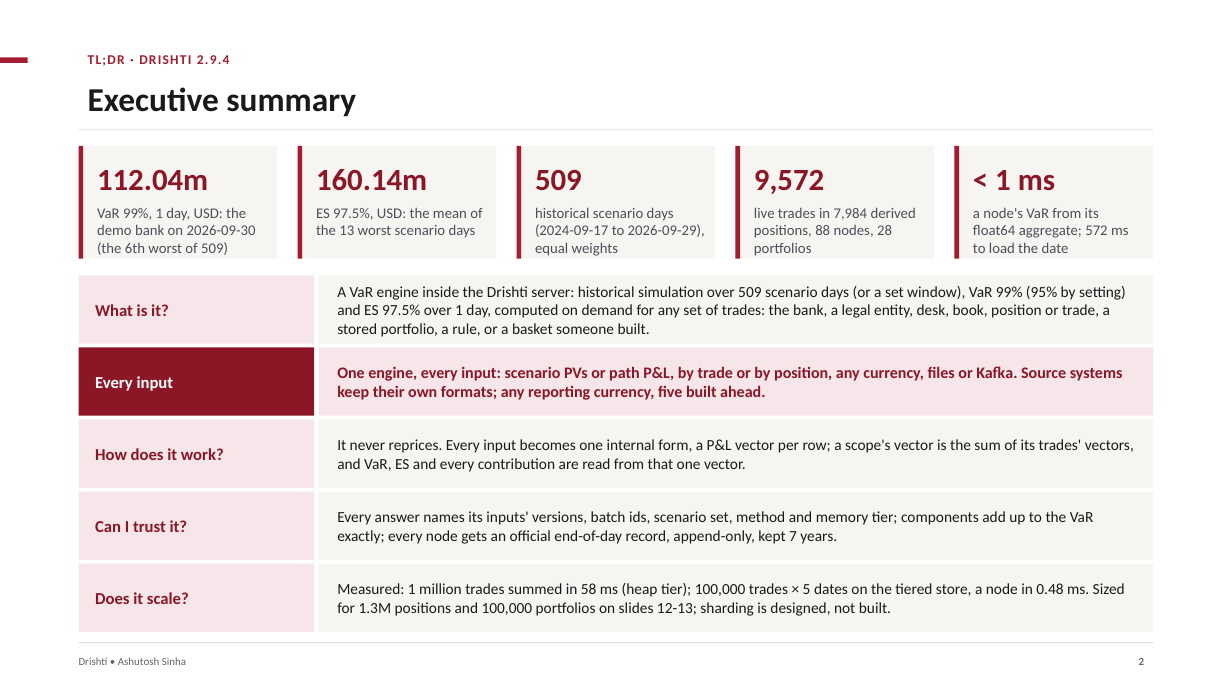
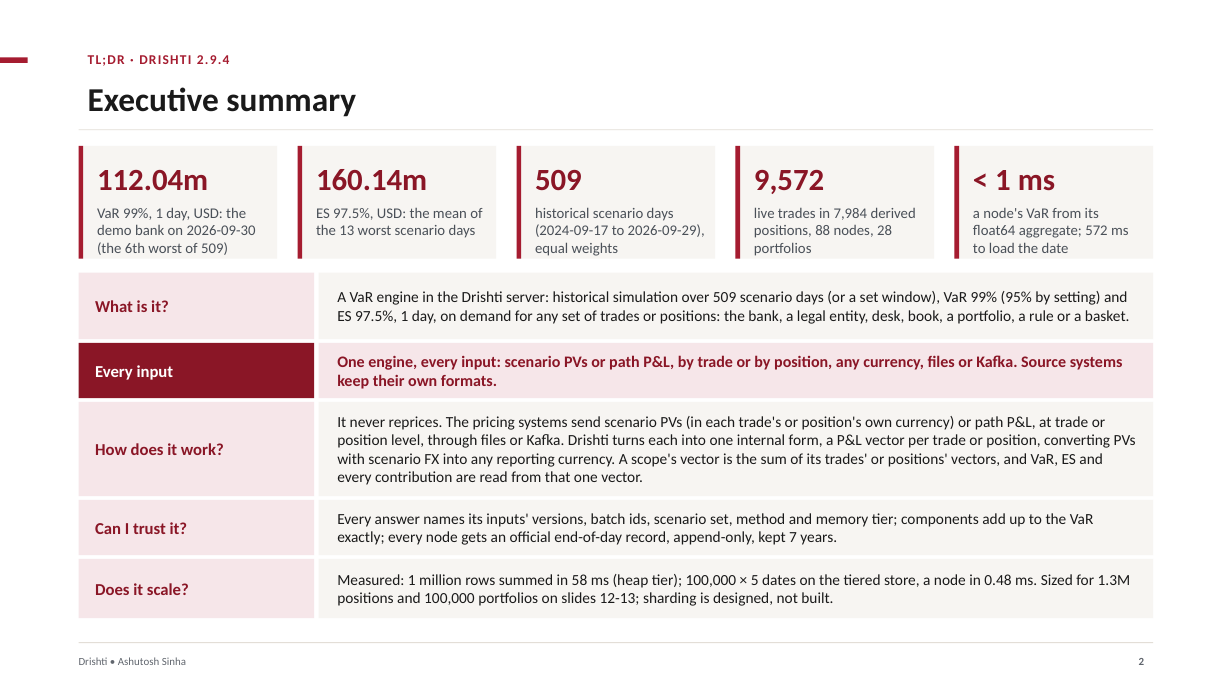
Before and after one commit to ajsinha/drishti, a slide deck: slide 2 of docs/publications/Drishti-VaR-Engine.pptx. Drawn at 1232x693 pixels with LibreOffice and Linux fonts; fonts in the diff are those of the drawing. Boxes give left, top, right and bottom in pixels: in the first picture for what was removed or moved away, otherwise in the second. Text is boxed around its words. In the diff, an @@ line names an element or a change of style, - is before the commit and + after.

Commit message:
The VaR engine deck's summary and title: scenario PVs or path P&L, at trade or position level, any set of trades or positions

```diff
--- a/docs/publications/Drishti-VaR-Engine.pptx
+++ b/docs/publications/Drishti-VaR-Engine.pptx
@@ 2 rectangles, 1 text: place and size @@
-2 rectangles, 1 text at box(79, 275, 1153, 344)
+2 rectangles, 1 text at box(79, 273, 1153, 339)
@@ text at box(337, 291, 1130, 324): text changed @@
-A VaR engine inside the Drishti server: historical simulation over 509 scenario days (or a set window), VaR 99% (95% by setting) and ES 97.5% over 1 day, computed on demand for any set of trades: the bank, a legal entity, desk, book, position or trade, a stored portfolio, a rule, or a basket someone built.
+A VaR engine in the Drishti server: historical simulation over 509 scenario days (or a set window), VaR 99% (95% by setting) and ES 97.5%, 1 day, on demand for any set of trades or positions: the bank, a legal entity, desk, book, a portfolio, a rule or a basket.
@@ rectangle: place and size @@
-rectangle at box(79, 348, 314, 416)
+rectangle at box(79, 343, 314, 398)
@@ text "Every input": place and size @@
-text "Every input" at box(95, 376, 174, 391)
+text "Every input" at box(95, 365, 174, 380)
@@ rectangle: place and size @@
-rectangle at box(319, 348, 1153, 416)
+rectangle at box(319, 343, 1153, 398)
@@ text at box(337, 355, 1123, 389): text changed @@
-One engine, every input: scenario PVs or path P&L, by trade or by position, any currency, files or Kafka. Source systems keep their own formats; any reporting currency, five built ahead.
+One engine, every input: scenario PVs or path P&L, by trade or by position, any currency, files or Kafka. Source systems keep their own formats.
@@ rectangle: place and size @@
-rectangle at box(79, 420, 314, 488)
+rectangle at box(79, 402, 314, 496)
@@ text "How does it work?": place and size @@
-text "How does it work?" at box(95, 448, 224, 460)
+text "How does it work?" at box(95, 443, 224, 455)
@@ rectangle: place and size @@
-rectangle at box(319, 420, 1153, 488)
+rectangle at box(319, 402, 1153, 496)
@@ text at box(337, 416, 1136, 485): text changed @@
-It never reprices. Every input becomes one internal form, a P&L vector per row; a scope's vector is the sum of its trades' vectors, and VaR, ES and every contribution are read from that one vector.
+It never reprices. The pricing systems send scenario PVs (in each trade's or position's own currency) or path P&L, at trade or position level, through files or Kafka. Drishti turns each into one internal form, a P&L vector per trade or position, converting PVs with scenario FX into any reporting currency. A scope's vector is the sum of its trades' or positions' vectors, and VaR, ES and every contribution are read from that one vector.
@@ rectangle: place and size @@
-rectangle at box(79, 492, 314, 560)
+rectangle at box(79, 500, 314, 555)
@@ rectangle: place and size @@
-rectangle at box(319, 492, 1153, 560)
+rectangle at box(319, 500, 1153, 555)
@@ rectangle: place and size @@
-rectangle at box(79, 564, 314, 632)
+rectangle at box(79, 559, 314, 618)
@@ text "Does it scale?": place and size @@
-text "Does it scale?" at box(95, 592, 189, 604)
+text "Does it scale?" at box(95, 583, 189, 595)
@@ rectangle: place and size @@
-rectangle at box(319, 564, 1153, 632)
+rectangle at box(319, 559, 1153, 618)
@@ text at box(337, 574, 1131, 606): text changed @@
-Measured: 1 million trades summed in 58 ms (heap tier); 100,000 trades × 5 dates on the tiered store, a node in 0.48 ms. Sized for 1.3M positions and 100,000 portfolios on slides 12-13; sharding is designed, not built.
+Measured: 1 million rows summed in 58 ms (heap tier); 100,000 × 5 dates on the tiered store, a node in 0.48 ms. Sized for 1.3M positions and 100,000 portfolios on slides 12-13; sharding is designed, not built.
```
Also in this commit, not shown: 1 other slide changed, 1 other file.
